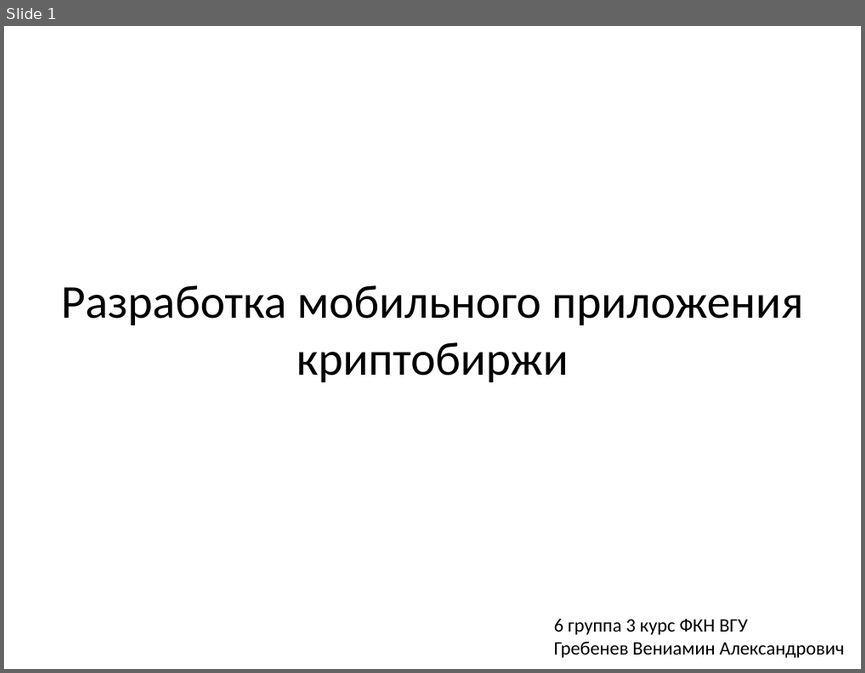
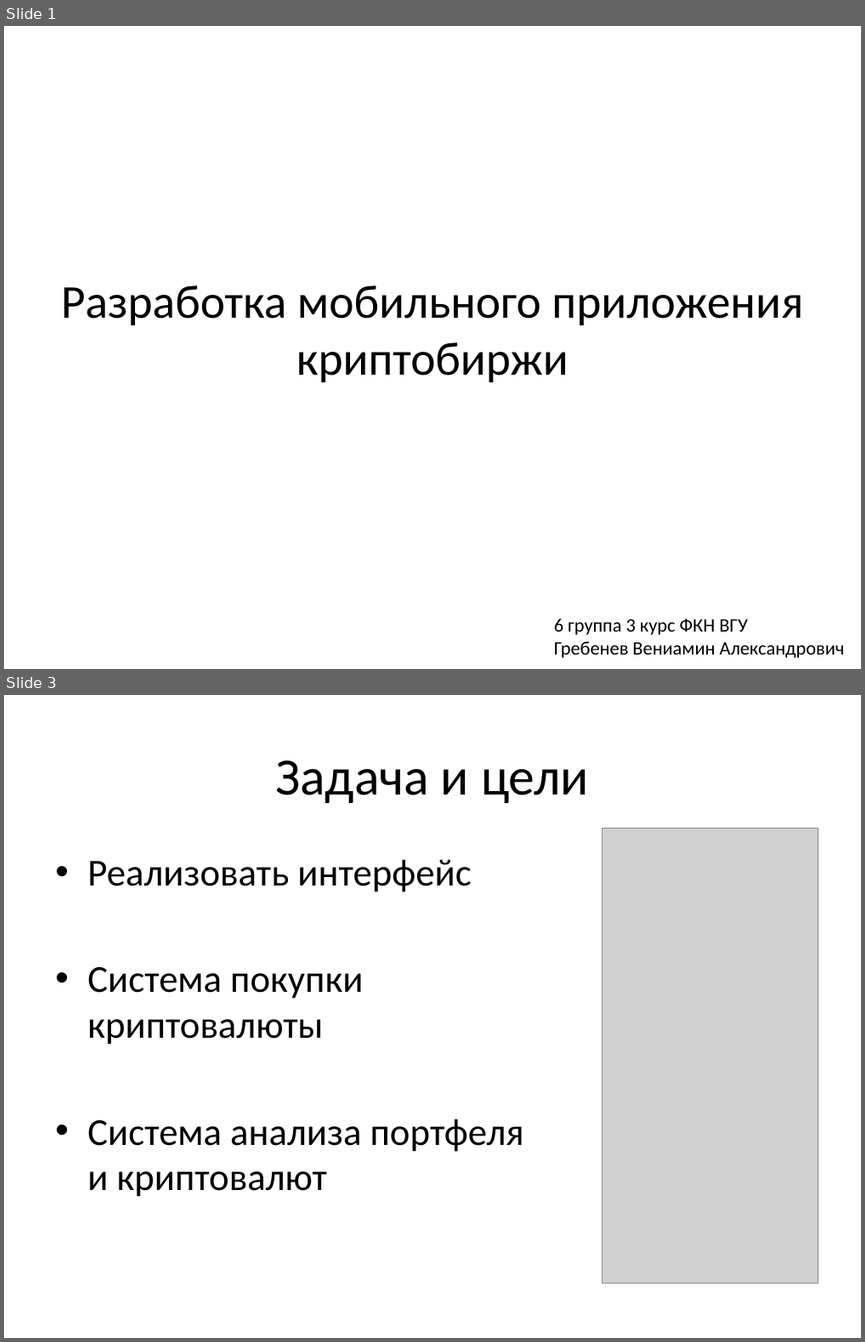
Before and after one commit to Ven-i-amin/kotlin_moblie, a slide deck: android-app/docs/media/presentation.pptx. Shown one above the other, each under a label of ours: slide 1 before the commit, slides 1 and 3 after it; the slides between them are not shown. The pictures are 865x673 and 865x1342 pixels, drawn with LibreOffice and Linux fonts; fonts in the diff are those of the drawing; grey boxes stand for pictures. Boxes give left, top, right and bottom in pixels: in the first picture for what was removed or moved away, otherwise in the second. Text is boxed around its words. In the diff, an @@ line names an element or a change of style, - is before the commit and + after.

```diff
--- a/android-app/docs/media/presentation.pptx
+++ b/android-app/docs/media/presentation.pptx
@@ slide 3 added at (4,695,861,1338), background #FFFFFF @@
@@ title added at (275,760,589,803), 44 pt, text #000000 @@
+Задача и цели
@@ picture added at (602,828,818,1282) @@
@@ text added at (87,859,524,1197), 32 pt, text #000000 @@
+• Реализовать интерфейс
+• Система покупки криптовалюты
+• Система анализа портфеля и криптовалют
```
Also in this commit, not shown: 4 slides changed, 2 other slides added, 4 slides removed.
